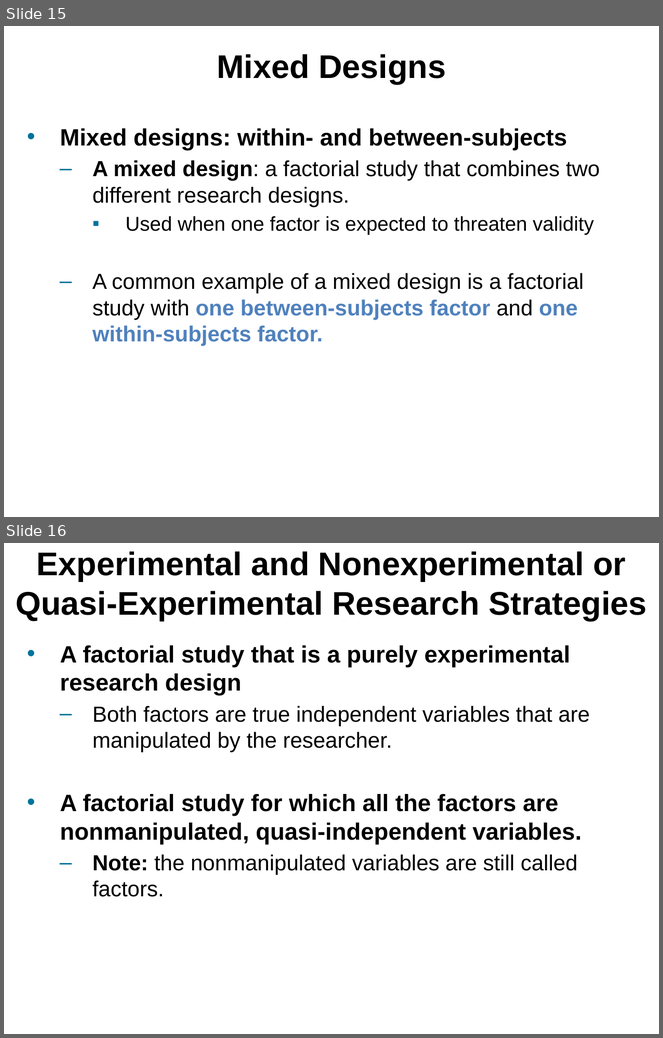
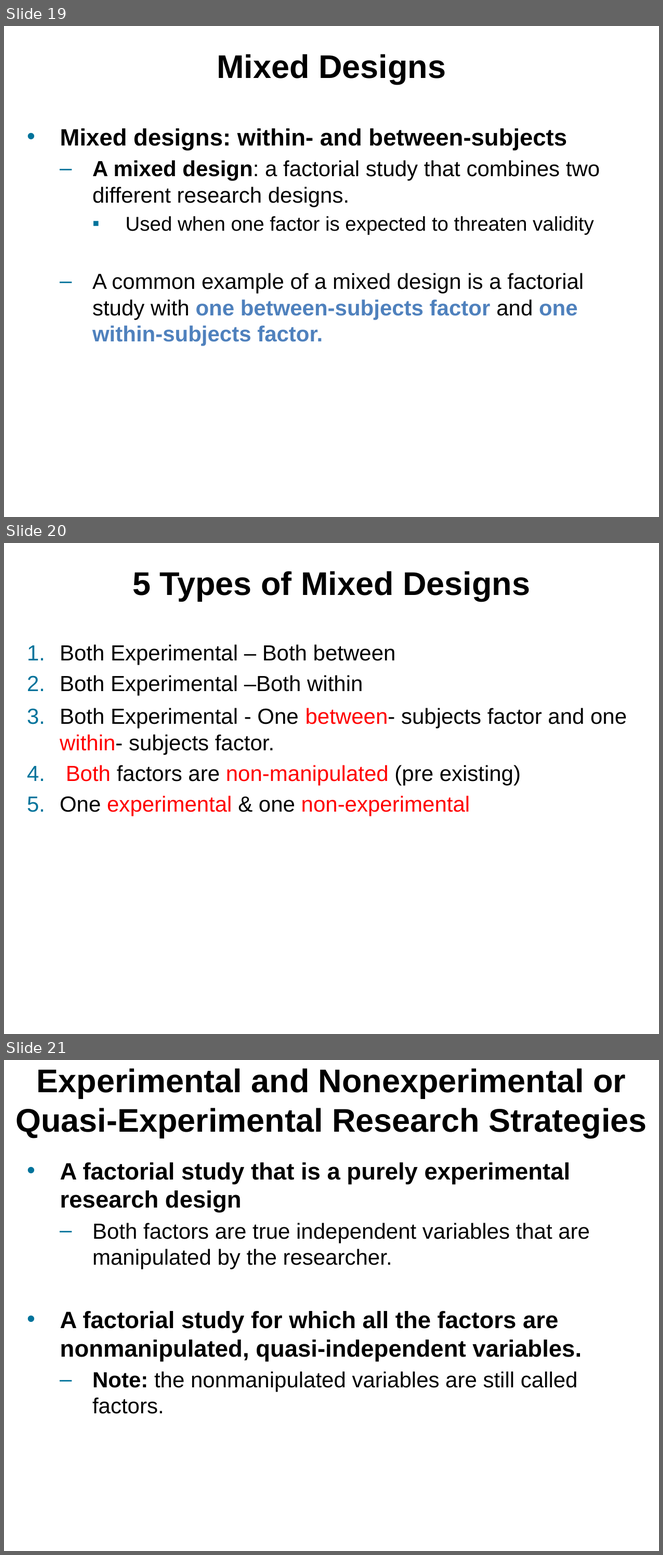
Before and after one commit to npm27/Teaching-Materials, a slide deck: Research Methods/Slides/Chapter 11.pptx. Shown one above the other, each under a label of ours: slides 15 and 16 before the commit, slides 19, 20 and 21 after it. The pictures are 663x1038 and 663x1555 pixels, drawn with LibreOffice and Linux fonts; fonts in the diff are those of the drawing. Boxes give left, top, right and bottom in pixels: in the first picture for what was removed or moved away, otherwise in the second. Text is boxed around its words. In the diff, an @@ line names an element or a change of style, - is before the commit and + after.

```diff
--- a/Research Methods/Slides/Chapter 11.pptx
+++ b/Research Methods/Slides/Chapter 11.pptx
@@ slide 20 added at [4, 543, 659, 1034], background #FFFFFF @@
@@ title added at [132, 571, 530, 601], 36 pt, text #000000, bold @@
+5 Types of Mixed Designs
@@ text added at [60, 644, 627, 816], 24 pt, text #000000 @@
+1. Both Experimental – Both between
+2. Both Experimental –Both within
+3. Both Experimental - One between- subjects factor and one within- subjects factor.
+4. Both factors are non-manipulated (pre existing)
+5. One experimental & one non-experimental
@@ what was slide 15 is now slide 19 @@
@@ what was slide 16 is now slide 21 @@
```
Also in this commit, not shown: 6 slides changed, 5 other slides added, 1 other file.
